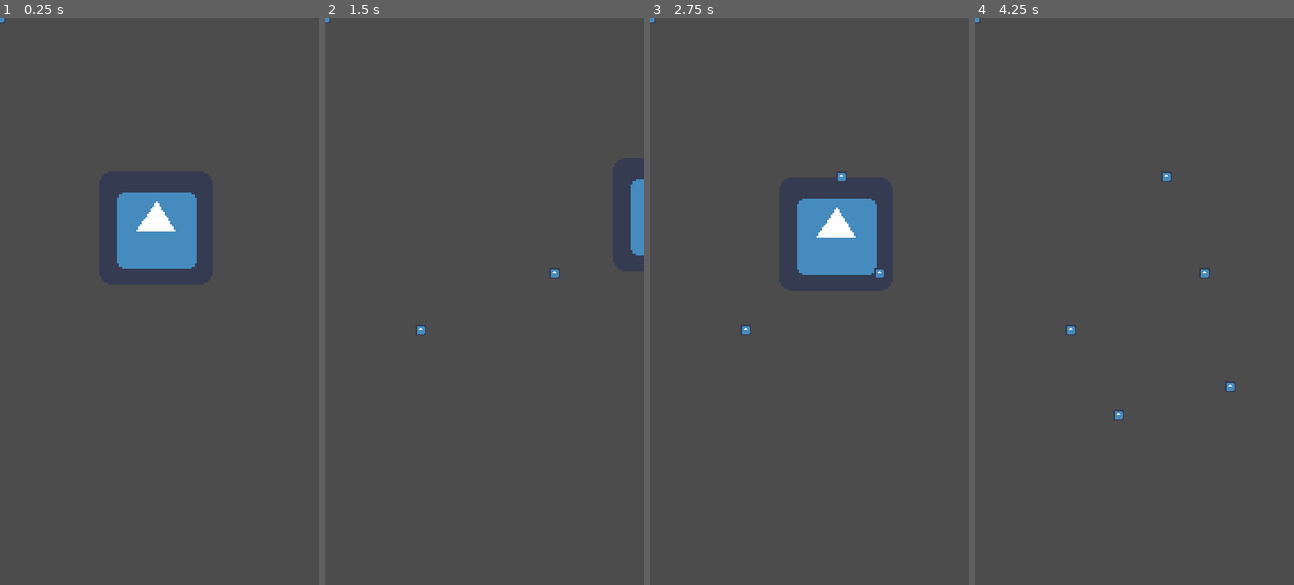
Above: before the commit, frames 1-4 (left to right).
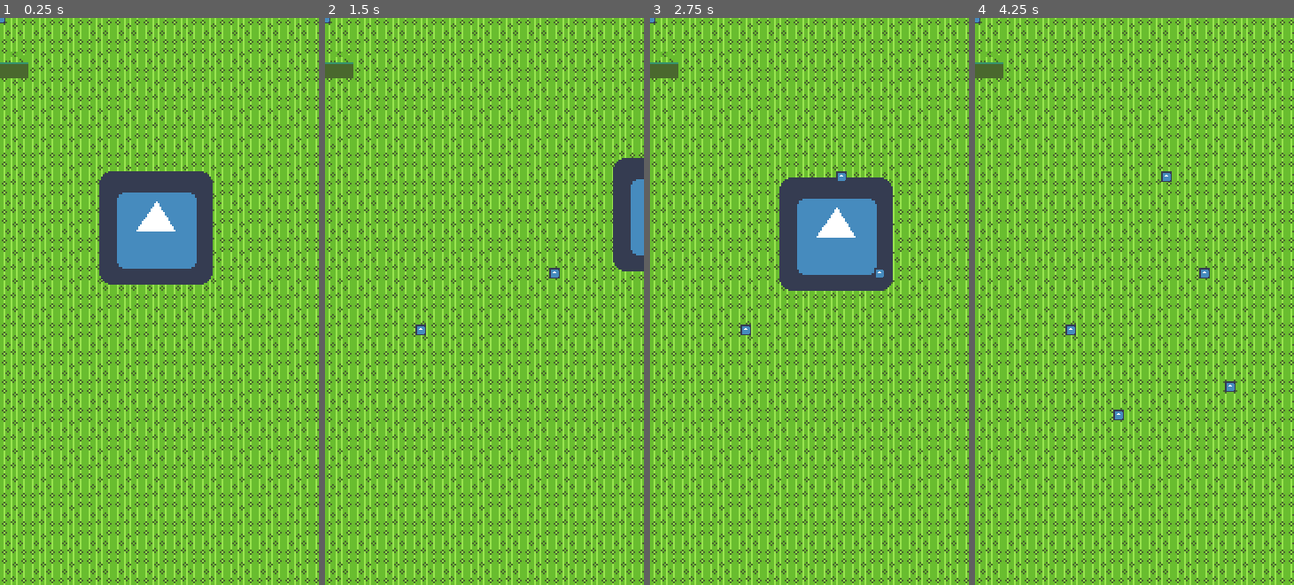
Above: after the commit, the same moments.

Repository: Rittergit/GameJamNov2019
Game: Godot game, scene res://PlayerScript.tscn
Same seed, same stepped clock (60 frames per second), same inputs: the game is played once before the commit and once after it. The engine's default icon, where the game draws it, is replaced by a stand-in: a white triangle on a blue panel in a dark square.
Inputs (mouse positions are in pixels of both pictures, inside the frame that each line leads up to):
- Up to frame 1 (0.25 s): no input
- Up to frame 2 (1.5 s): tap Enter at 0.5 s; move the mouse to (554, 273) at 0.52 s; press the mouse at (554, 273) at 0.53 s; hold D (right) 0.53-1.28 s; move the mouse to (420, 329) at 1.27 s; release the mouse at (420, 329) at 1.28 s; hold A (left) from 1.28 s (still down); click (420, 329) at 1.35 s
- Up to frame 3 (2.75 s): move the mouse to (841, 176) at 2.02 s; release A (left) at 2.03 s; press the mouse at (841, 176) at 2.03 s; hold D (right) from 2.03 s (still down)
- Up to frame 4 (4.25 s): tap Space at 2.75 s; move the mouse to (1118, 414) at 2.77 s; release the mouse at (1118, 414) at 2.78 s; click (1118, 414) at 2.85 s; tap Enter at 3.5 s; move the mouse to (1230, 386) at 3.52 s; release D (right) at 3.53 s; press the mouse at (1230, 386) at 3.53 s; hold A (left) from 3.53 s (still down)

The runs differ from the first frame. In frame 1, 93% of the frame differs, in the area x 0-100%, y 0-100%; in frame 2, 98%; in frame 3, 93%; in frame 4, 100%.

Commit message:
test/some visuals

Diff:
--- /dev/null
+++ b/Holzboden.tscn
@@ -0,0 +1,29 @@
+[gd_scene load_steps=3 format=2]
+
+[ext_resource path="res://Assets/farn.png" type="Texture" id=1]
+
+[sub_resource type="Animation" id=1]
+resource_name = "GrasIdle"
+length = 1.2
+loop = true
+tracks/0/type = "value"
+tracks/0/path = NodePath("Sprite:frame")
+tracks/0/interp = 1
+tracks/0/loop_wrap = true
+tracks/0/imported = false
+tracks/0/enabled = true
+tracks/0/keys = {
+"times": PoolRealArray( 0, 0.1, 0.2, 0.3, 0.4, 0.5, 0.6, 0.7, 0.8, 0.9, 1, 1.1 ),
+"transitions": PoolRealArray( 1, 1, 1, 1, 1, 1, 1, 1, 1, 1, 1, 1 ),
+"update": 1,
+"values": [ 0, 1, 2, 3, 4, 5, 6, 7, 8, 9, 10, 11 ]
+}
+
+[node name="Node2D" type="Node2D"]
+
+[node name="Sprite" type="Sprite" parent="."]
+texture = ExtResource( 1 )
+hframes = 12
+
+[node name="AnimationPlayer" type="AnimationPlayer" parent="."]
+anims/GrasIdle = SubResource( 1 )
--- a/PlayerScript.tscn
+++ b/PlayerScript.tscn
@@ -1,10 +1,12 @@
-[gd_scene load_steps=7 format=2]
+[gd_scene load_steps=9 format=2]
 
 [ext_resource path="res://World.gd" type="Script" id=1]
-[ext_resource path="res://Player.gd" type="Script" id=2]
-[ext_resource path="res://icon.png" type="Texture" id=3]
-[ext_resource path="res://Control.gd" type="Script" id=4]
-[ext_resource path="res://PointSprite.tscn" type="PackedScene" id=5]
+[ext_resource path="res://Assets/gras.png" type="Texture" id=2]
+[ext_resource path="res://Player.gd" type="Script" id=3]
+[ext_resource path="res://icon.png" type="Texture" id=4]
+[ext_resource path="res://Control.gd" type="Script" id=5]
+[ext_resource path="res://PointSprite.tscn" type="PackedScene" id=6]
+[ext_resource path="res://Holzboden.tscn" type="PackedScene" id=7]
 
 [sub_resource type="CircleShape2D" id=1]
 radius = 31.6871
@@ -12,13 +14,21 @@
 [node name="Level" type="Node2D"]
 script = ExtResource( 1 )
 
+[node name="Node2D2" type="Node2D" parent="."]
+
+[node name="gras" type="Sprite" parent="Node2D2"]
+position = Vector2( 90, 160 )
+texture = ExtResource( 2 )
+region_enabled = true
+region_rect = Rect2( 0, 0, 180, 320 )
+
 [node name="Player" type="KinematicBody2D" parent="."]
 editor/display_folded = true
 position = Vector2( 88.2111, 118.35 )
-script = ExtResource( 2 )
+script = ExtResource( 3 )
 
 [node name="PlayerSpriteSprite" type="Sprite" parent="Player"]
-texture = ExtResource( 3 )
+texture = ExtResource( 4 )
 
 [node name="CollisionShape2D" type="CollisionShape2D" parent="Player"]
 shape = SubResource( 1 )
@@ -28,6 +38,9 @@
 margin_left = 1.0
 margin_right = 180.0
 margin_bottom = 321.0
-script = ExtResource( 4 )
+script = ExtResource( 5 )
 
-[node name="StaticBody2D" parent="." instance=ExtResource( 5 )]
+[node name="StaticBody2D" parent="." instance=ExtResource( 6 )]
+
+[node name="Node2D" parent="." instance=ExtResource( 7 )]
+position = Vector2( 7.77029, 26.0032 )
Not shown, added: assets/farn.png.import
Not shown, added: assets/gras.png.import
Not shown, added: assets/holz.png.import
Not shown, added: assets/wasser.png.import
